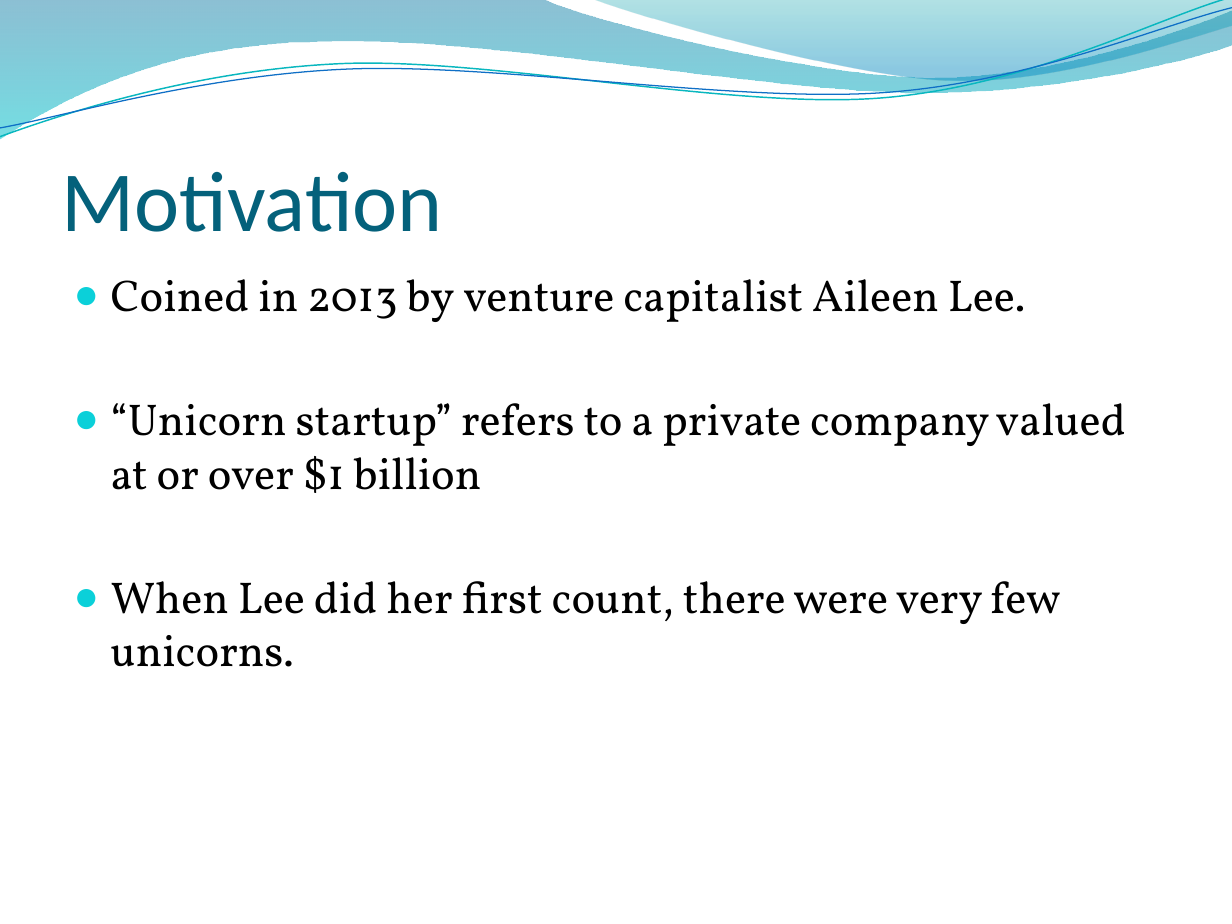
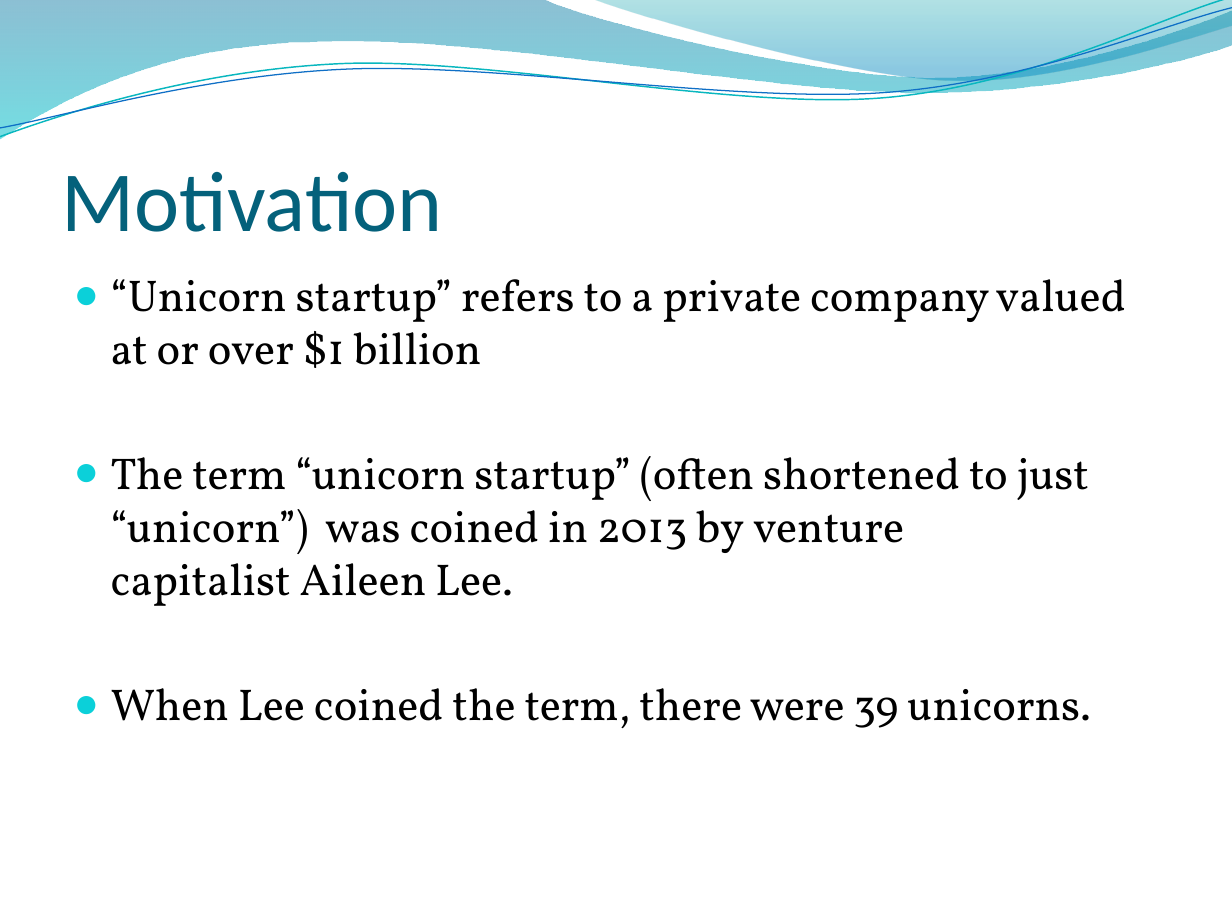
Before and after one commit to MonikaSinghGit/UnicornCompaniesFeatureAnalysis, a slide deck: slide 2 of Unicorn Companies Feature Analysis.pptx. Drawn at 1232x924 pixels with LibreOffice and Linux fonts; fonts in the diff are those of the drawing; background and template pictures are left out. Boxes give left, top, right and bottom in pixels: in the first picture for what was removed or moved away, otherwise in the second. Text is boxed around its words. In the diff, an @@ line names an element or a change of style, - is before the commit and + after.

```diff
--- a/Unicorn Companies Feature Analysis.pptx
+++ b/Unicorn Companies Feature Analysis.pptx
@@ text at box(111, 279, 1026, 322): paragraph removed @@
-● Coined in 2013 by venture capitalist Aileen Lee.
@@ text at box(111, 456, 1090, 728): text changed @@
-● When Lee did her first count, there were very few unicorns.
+● The term “unicorn startup” (often shortened to just “unicorn”) was coined in 2013 by venture capitalist Aileen Lee.
+● When Lee coined the term, there were 39 unicorns.
```
Also in this commit, not shown: 10 other slides changed, 10 slides added, 1 slide removed, 2 other files.
